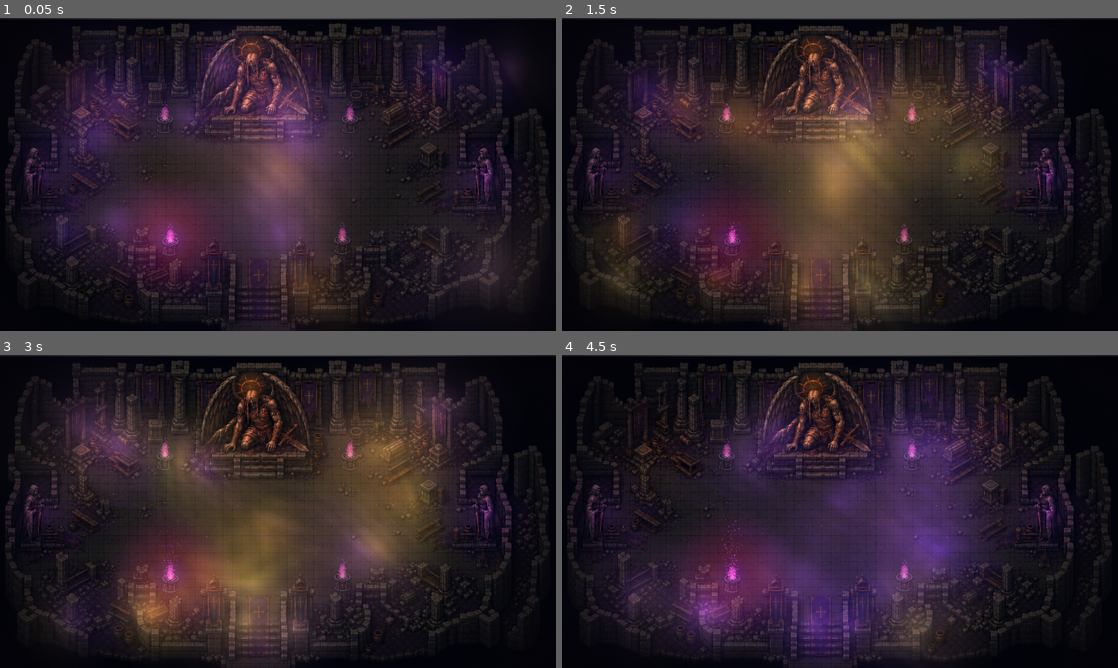
Above: before the commit, frames 1-4 (two rows, left to right).
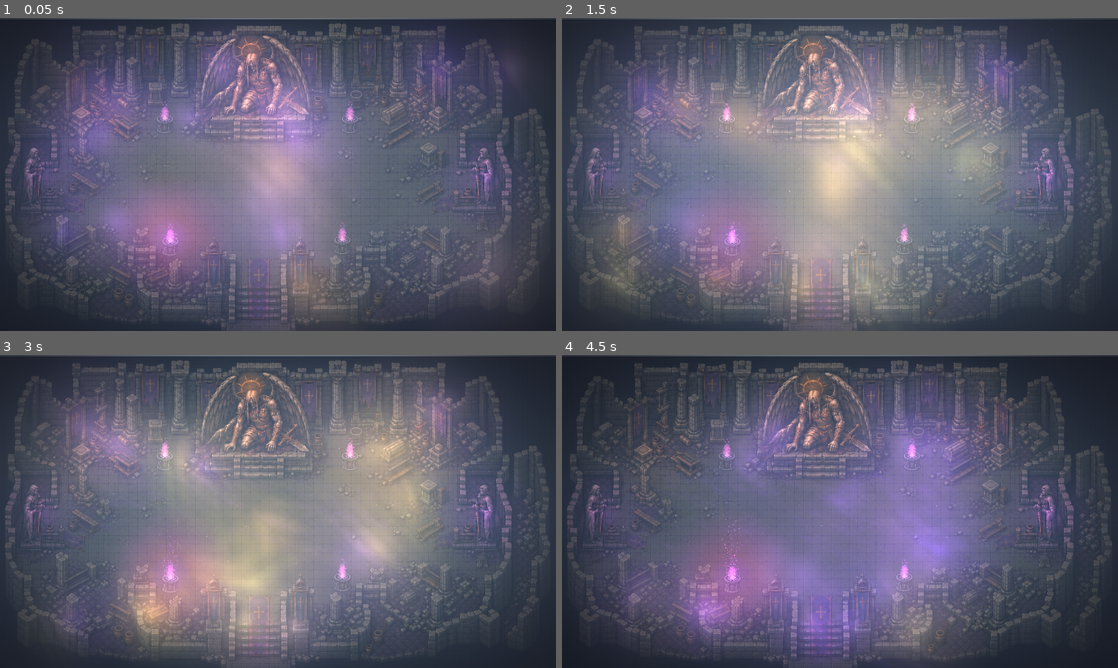
Above: after the commit, the same moments.

Repository: ramonsamagaio/Oathwake-Main
Game: Godot game, scene res://scenes/maps/Demo_Altar.tscn
Two runs of this game, one before a commit and one after it. Both use one fixed random seed, a clock stepped at 60 frames per second and the inputs below. This scene is started directly instead of the project's main scene.
Inputs (mouse positions are in pixels of both pictures, inside the frame that each line leads up to):
- Up to frame 1 (0.05 s): no input
- Up to frame 2 (1.5 s): tap Enter at 0.5 s; move the mouse to (812, 237) at 0.52 s; hold W 0.53-1.25 s; tap B at 0.6 s; click (812, 237) at 0.67 s; tap Space at 0.77 s; drag from (1006, 221) to (812, 237) at 1.27 s
- Up to frame 3 (3 s): move the mouse to (111, 464) at 2.02 s; hold A 2.03-2.75 s; tap 2 at 2.1 s; drag from (305, 511) to (111, 464) at 2.77 s
- Up to frame 4 (4.5 s): move the mouse to (756, 433) at 3.52 s; hold S 3.53-4.25 s; tap 4 at 3.6 s; tap Space at 3.77 s; drag from (962, 495) to (756, 433) at 4.27 s

The runs differ from the first frame. In frame 1, 100% of the frame differs, in the area x 0-100%, y 0-100%; in frame 2, 100%; in frame 3, 100%; in frame 4, 100%.

Commit message:
Expose divine flash speed intensity and mask controls

Diff:
--- a/resources/effects/materials/divine_flash_overlay_material.tres
+++ b/resources/effects/materials/divine_flash_overlay_material.tres
@@ -6,7 +6,13 @@
 resource_name = "Divine Flash Overlay Material"
 shader = ExtResource("1_flash_shader")
 shader_parameter/flash_color = Color(0.72, 0.86, 1, 1)
-shader_parameter/flash_intensity = 0.0
+shader_parameter/flash_intensity = 0.45
+shader_parameter/flash_speed = 1.35
+shader_parameter/flash_width = 0.22
+shader_parameter/manual_phase = 0.0
+shader_parameter/auto_flash_amount = 1.0
 shader_parameter/center_bias = 0.18
 shader_parameter/edge_bloom = 0.35
+shader_parameter/mask_power = 1.0
+shader_parameter/use_texture_alpha_mask = 0.0
 shader_parameter/pixel_steps = 96.0
